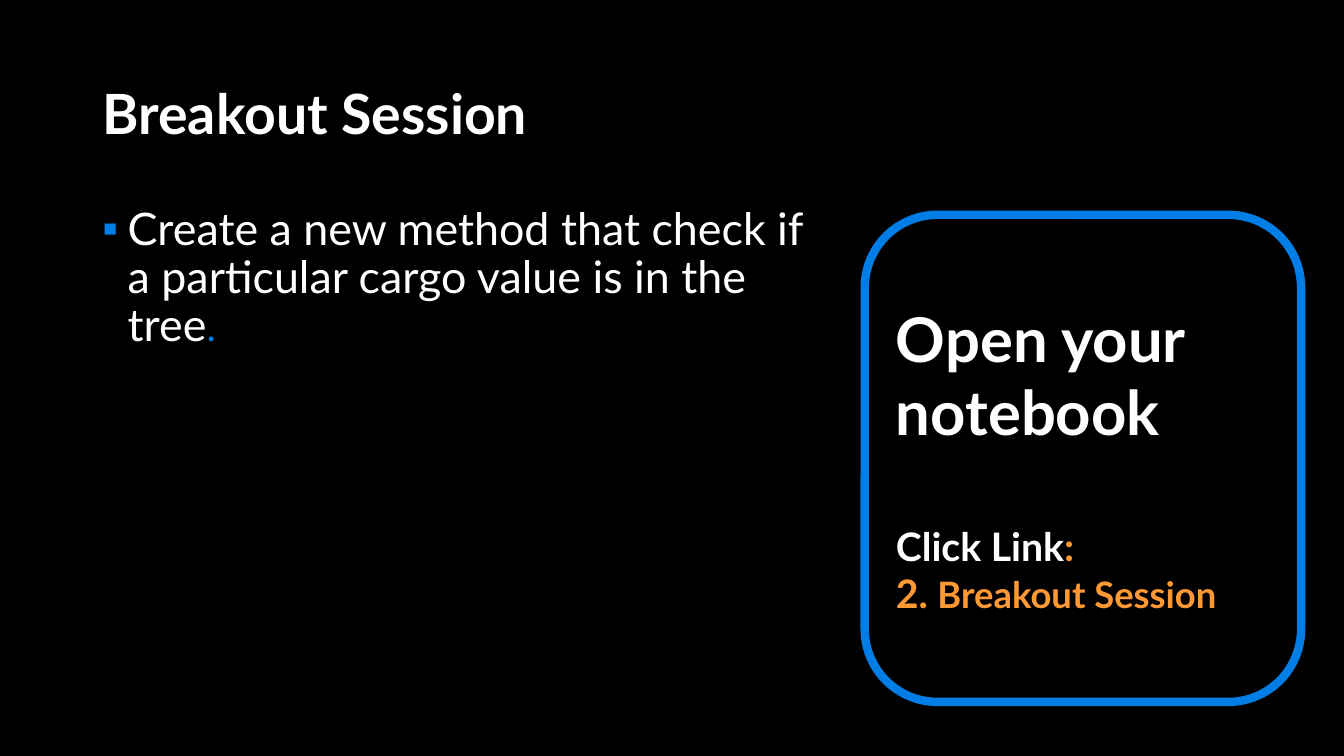
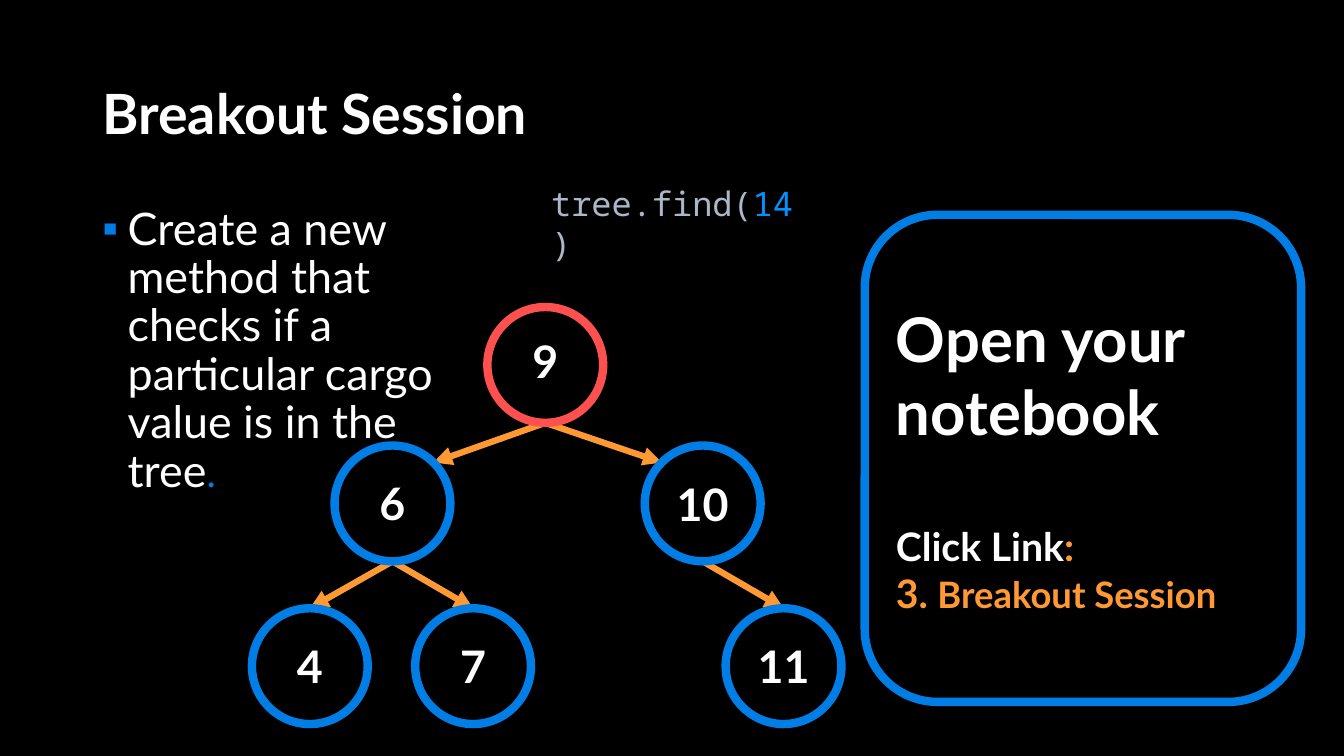
Before and after one commit to APS106/APS106-winter-2022-material, a slide deck: slide 120 of lectures/week12/lecture2/slides/week12_lecture2.pptx (slide 94 before the commit). Drawn at 1344x756 pixels with LibreOffice and Linux fonts; fonts in the diff are those of the drawing; background and template pictures are left out. Boxes give left, top, right and bottom in pixels: in the first picture for what was removed or moved away, otherwise in the second. Text is boxed around its words. In the diff, an @@ line names an element or a change of style, - is before the commit and + after.

```diff
--- a/lectures/week12/lecture2/slides/week12_lecture2.pptx
+++ b/lectures/week12/lecture2/slides/week12_lecture2.pptx
@@ text added at (551,190,793,222), 24 pt, text #A9B7C6 @@
+tree.find(14)
@@ text at (128,212,433,488): text changed @@
-▪ Create a new method that check if a particular cargo value is in the tree.
+▪ Create a new method that checks if a particular cargo value is in the tree.
@@ ellipse added at (488,308,604,423), outline #FF5050 6 pt @@
@@ text added at (532,345,558,378), 32 pt, text #FFFFFF, bold @@
+9
@@ ellipse added at (335,446,451,562), outline #017EE5 6 pt @@
@@ arrow added from (545, 423) to (434, 463), #FF9933 4.5 pt @@
@@ arrow added from (545, 423) to (662, 463), #FF9933 4.5 pt @@
@@ ellipse added at (645,446,761,562), outline #017EE5 6 pt @@
@@ text added at (379,487,405,521), 32 pt, text #FFFFFF, bold @@
+6
@@ text added at (677,488,729,522), 32 pt, text #FFFFFF, bold @@
+10
@@ arrow added from (392, 562) to (310, 608), #FF9933 4.5 pt @@
@@ arrow added from (392, 562) to (473, 608), #FF9933 4.5 pt @@
@@ arrow added from (703, 562) to (783, 608), #FF9933 4.5 pt @@
@@ text in rounded rectangle at (896,579,1216,609): text changed @@
-2. Breakout Session
+3. Breakout Session
@@ ellipse added at (252,608,368,724), outline #017EE5 6 pt @@
@@ ellipse added at (415,608,531,724), outline #017EE5 6 pt @@
@@ ellipse added at (726,608,842,724), outline #017EE5 6 pt @@
@@ text added at (297,650,323,683), 32 pt, text #FFFFFF, bold @@
+4
@@ text added at (460,650,486,683), 32 pt, text #FFFFFF, bold @@
+7
@@ text added at (758,650,810,683), 32 pt, text #FFFFFF, bold @@
+11
```
Also in this commit, not shown: 1 other slide changed, 26 slides added, 3 other files.
